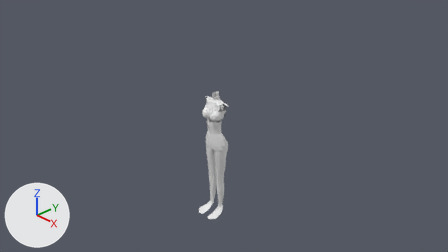
What one commit did to the Blender file Zhonja.blend.
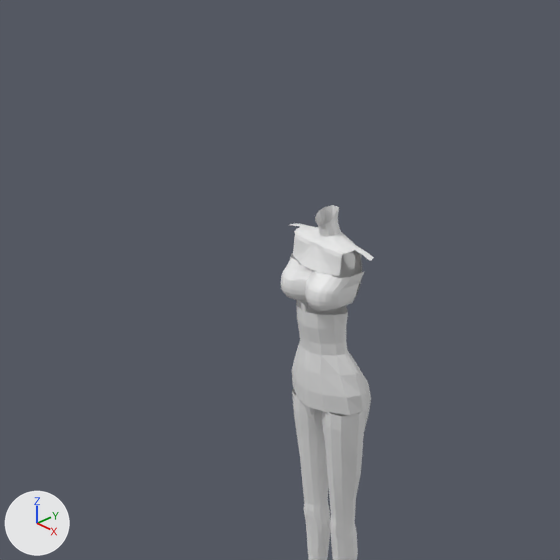
Each version appears first from the file's camera 'Camera', and next in a close-up on the part from 27% to 63% of the width and 13% to 76% of the height. The axes (+X, +Y, +Z) are drawn at lower left. The lights are the same throughout.
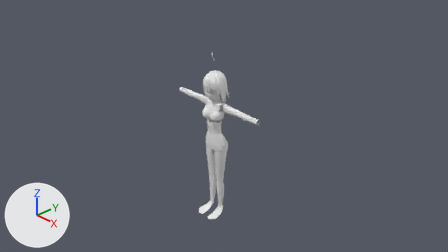
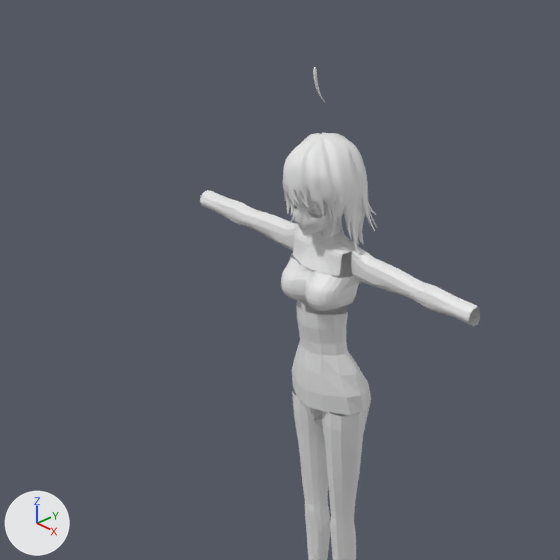
What differs and where, as boxes (x1, y1, x2, y2) in the close-ups (560 x 560 px):
```json
{"object": "Plane.002", "change": "reshaped", "before": [281, 205, 374, 560], "after": [200, 190, 480, 560]}
{"object": "Plane.001", "change": "shown", "after": [283, 67, 378, 253]}
{"object": "Plane", "change": "shown", "after": [294, 192, 344, 236]}
{"part": 1, "of": "me_plane_004", "change": "built on", "before": [303, 401, 371, 560], "after": [303, 401, 371, 560]}
{"part": 2, "of": "me_plane_004", "change": "built on", "before": [290, 224, 372, 261], "after": [200, 190, 480, 326]}
```

Scene script edits in JSON lines:
```json
{"block": "me_plane_004", "where": "# used by ob_plane_002; location = (0.0, 0.0, 1.113); rotation_euler = (1.571, 0.0, 0.0), in degrees (90, 0, 0)"}
{"op": "remove", "block": "me_plane_004", "code": "me_plane_004.from_pydata(...)  # 520 vertices, 434 faces; spans x 0.0..0.39, y -3.13..0.04, z -0.51..0.13"}
{"op": "add", "block": "me_plane_004", "code": "me_plane_004.from_pydata(...)  # 680 vertices, 579 faces; spans x 0.0..1.28, y -3.13..0.04, z -0.51..0.13"}
{"block": "me_plane_004", "change": "me_plane_004 part 1"}
{"block": "me_plane_004", "change": "8 vertices in x 0.04..0.21, y -2.35..-1.6, z -0.4..-0.24 move by (0.0, -0.01, 0.0)"}
{"block": "me_plane_004", "change": "5 vertices in x 0.06..0.22, y -2.19, z -0.37..-0.2 move by (0.0, 0.02, 0.0)"}
{"block": "me_plane_004", "change": "3 vertices in x 0.17..0.23, y -2.5..-1.6, z -0.42..-0.3 move by (-0.01, -0.01, 0.0)"}
{"block": "me_plane_004", "change": "18 vertices move from x 0.05..0.28, y -2.5..-1.43, z -0.49..-0.2 to x 0.06..0.27, y -2.51..-1.44, z -0.47..-0.2"}
{"block": "me_plane_004", "change": "12 vertices are added at x 0.0..0.02, y -1.45..-1.33, z -0.46..-0.18"}
{"block": "me_plane_004", "change": "6 new faces join them"}
{"block": "me_plane_004", "change": "me_plane_004 part 2"}
{"block": "me_plane_004", "change": "1 vertex is removed from x 0.39, y -0.19, z -0.29"}
{"block": "me_plane_004", "change": "1 face is deleted"}
{"block": "me_plane_004", "change": "2 vertices move from x 0.26..0.33, y -0.17..-0.16, z -0.29 to x 0.26..0.33, y -0.17..-0.16, z -0.3"}
{"block": "me_plane_004", "change": "101 vertices are added at x 0.25..1.28, y -0.37..-0.16, z -0.37..-0.26"}
{"block": "me_plane_004", "change": "17 new vertices lie (0.07, 0.0, 0.0) away from vertices in x 0.26..0.77, y -0.37..-0.19, z -0.37..-0.26"}
{"block": "me_plane_004", "change": "6 new vertices lie (0.11, 0.0, 0.0) away from vertices in x 0.45..0.46, y -0.27..-0.19, z -0.37..-0.26"}
{"block": "me_plane_004", "change": "6 new vertices lie (0.1, -0.01, 0.0) away from vertices in x 0.56..0.57, y -0.27..-0.19, z -0.37..-0.26"}
{"block": "me_plane_004", "change": "5 new vertices lie (0.09, 0.01, 0.0) away from vertices in x 0.83..0.84, y -0.28..-0.21, z -0.37..-0.27"}
{"block": "me_plane_004", "change": "6 new vertices lie (0.09, -0.01, 0.0) away from vertices in x 0.83..0.93, y -0.31..-0.2, z -0.37..-0.27"}
{"block": "me_plane_004", "change": "8 new vertices lie (0.15, 0.0, 0.0) away from vertices in x 1.12..1.13, y -0.33..-0.21, z -0.37..-0.26"}
{"block": "me_plane_004", "change": "140 new faces join them"}
{"op": "remove", "block": "ob_plane", "code": "ob_plane.hide_set(True)  # its collection is switched off"}
{"op": "remove", "block": "ob_plane_001", "code": "ob_plane_001.hide_set(True)  # its collection is switched off"}
```
